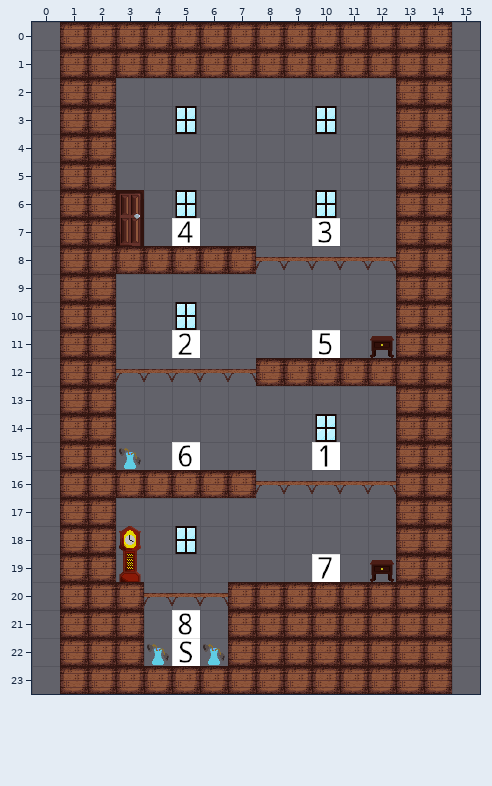
One commit to this Tiled map: editor/LevelWeaveRedux.tmx. This is how it looked before the edit.
Cells are 32x32 px. Shown: x 0..15, y 0..23. The old version is drawn lined up with the new one.
New version:
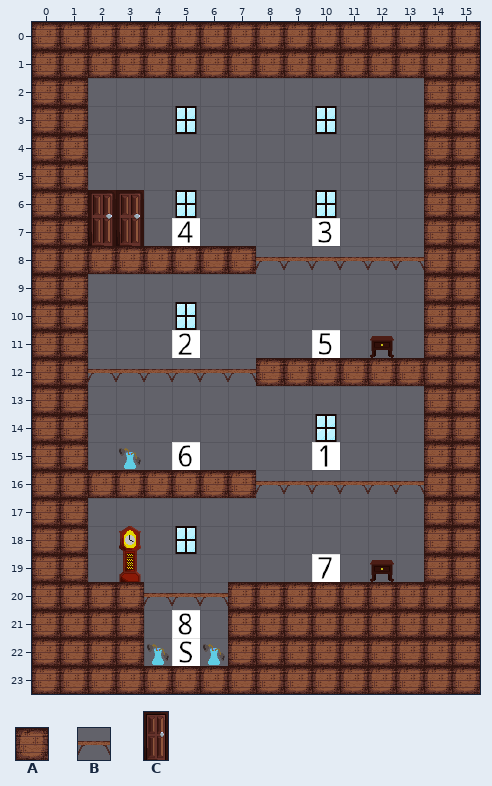
Key: from "Base": A 1 "block", B 2 "plat", C 23 "door".
_ is an empty cell.
Changes in this commit:
map size 14x24 -> 16x24 cells (old content now starts at 1,0; both pictures use the new coordinates)
Layer "Tile Layer 1":
y 0..1: x 0 _ -> A; x 15 _ -> A
y 2..6: x 0 _ -> A; x 2 A -> _; x 13 A -> _; x 15 _ -> A
y 7: x 0 _ -> A; x 2 A -> C; x 13 A -> _; x 15 _ -> A
y 8: x 0 _ -> A; x 13 A -> B; x 15 _ -> A
y 9..11: x 0 _ -> A; x 2 A -> _; x 13 A -> _; x 15 _ -> A
y 12: x 0 _ -> A; x 2 A -> B; x 15 _ -> A
y 13..15: x 0 _ -> A; x 2 A -> _; x 13 A -> _; x 15 _ -> A
y 16: x 0 _ -> A; x 13 A -> B; x 15 _ -> A
y 17..19: x 0 _ -> A; x 2 A -> _; x 13 A -> _; x 15 _ -> A
y 20..23: x 0 _ -> A; x 15 _ -> A
Where, in picture pixels (left, top, right, bottom), the same in both pictures:
added: (32, 22, 60, 694)
added: (452, 22, 480, 694)
changed: (88, 78, 116, 246)
changed: (396, 78, 424, 358)
changed: (88, 274, 116, 470)
changed: (396, 386, 424, 582)
removed: (88, 498, 116, 582)
